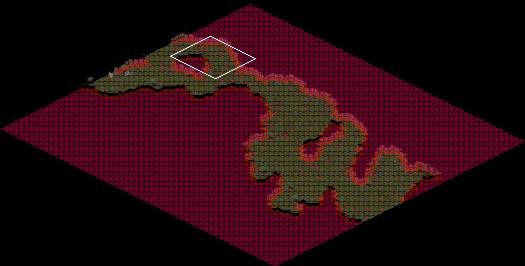
A Tiled map gets an edit: tiled/empyrean_campaign/halls_of_infinity/halls_of_infinity_9.tmx. The first picture is a wide view before the edit; the outline marks the close-up.
Close-up. Before:
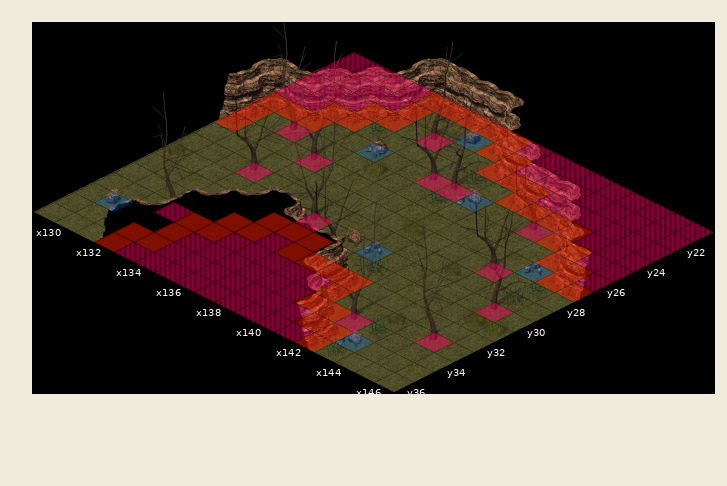
Cells are 192x96 px. Isometric: x runs down to the right, y down to the left. Shown: x 129..146, y 21..36. The commit also changed other parts of the map, which this record leaves out.
Once edited:
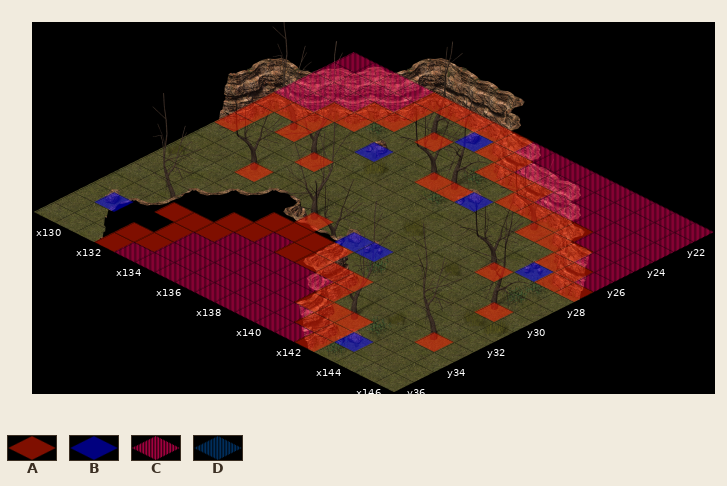
Key: from "collision": A 0, B 1, C 2, D 3.
_ is an empty cell.
Diff:
Layer "collision":
y 22: x 136 D -> B
y 23: x 135 C -> A
y 25: x 134 D -> B; x 137..139 CCD -> AAB; x 142 C -> A
y 26: x 131 C -> A
y 27: x 133 C -> A; x 144 D -> B
y 28: x 143 C -> A
y 29: x 132 C -> A
y 30: x 136 C -> A; x 138..139 _D -> BB; x 145 C -> A
y 31: x 138 _ -> A
y 33: x 132 C -> A; x 145 C -> A
y 34: x 130 D -> B; x 142 C -> A
y 35: x 143 D -> B
